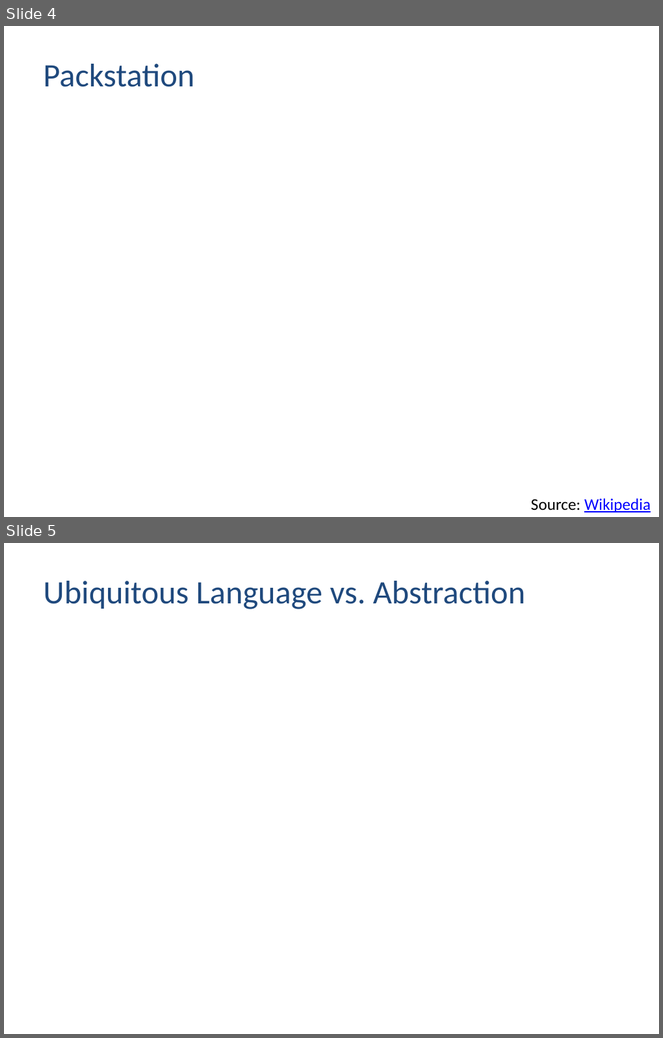
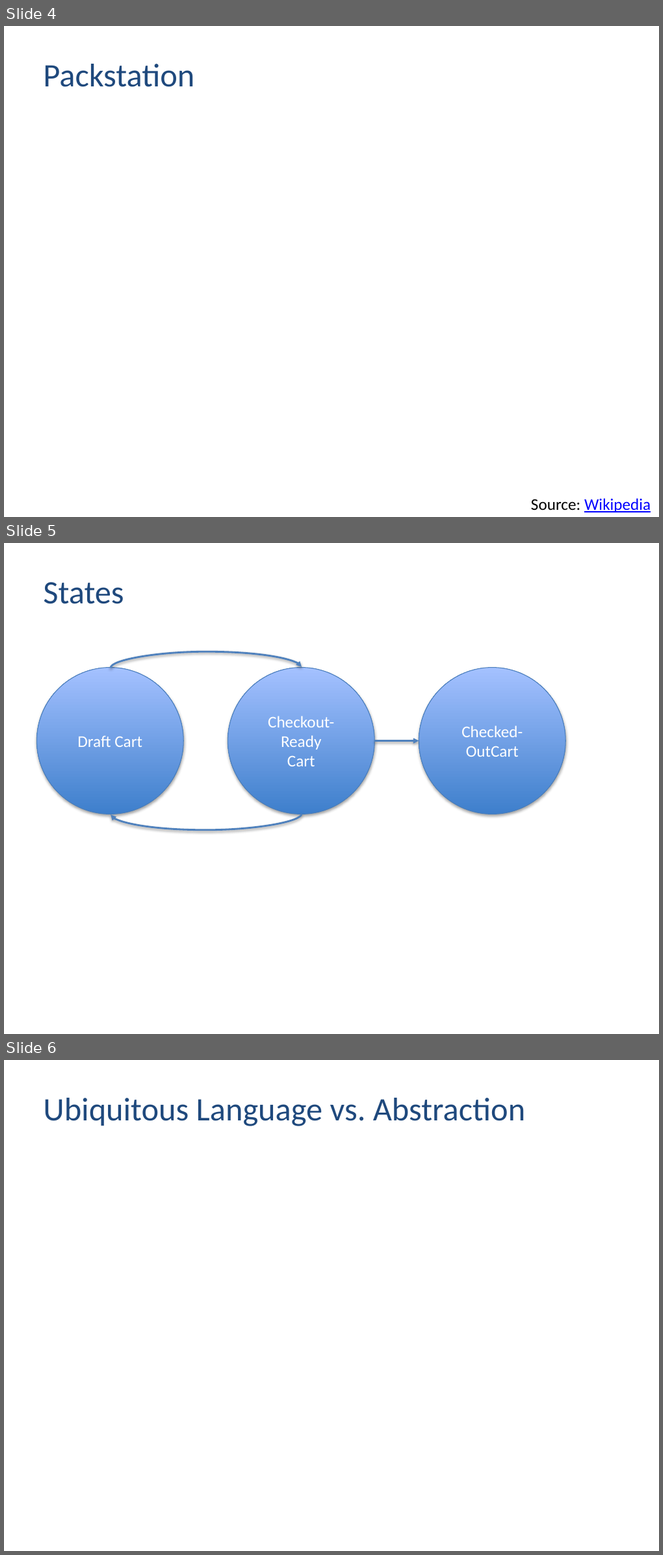
Before and after one commit to mikesperber/oop-2024, a slide deck: ddd-fp-cant-be-friends.pptx. Shown one above the other, each under a label of ours: slides 4 and 5 before the commit, slides 4, 5 and 6 after it. The pictures are 663x1038 and 663x1555 pixels, drawn with LibreOffice and Linux fonts; fonts in the diff are those of the drawing; background and template pictures are left out. Boxes give left, top, right and bottom in pixels: in the first picture for what was removed or moved away, otherwise in the second. Text is boxed around its words. In the diff, an @@ line names an element or a change of style, - is before the commit and + after.

```diff
--- a/ddd-fp-cant-be-friends.pptx
+++ b/ddd-fp-cant-be-friends.pptx
@@ slide 5 added at (4,543,659,1034), background #FFFFFF @@
@@ title added at (43,582,124,604), 36 pt, text #1F497D @@
+States
@@ curved arrow added from (111, 668) to (302, 667), #4F81BD 2 pt @@
@@ ellipse added at (36,668,183,814), fill gradient #3F80CE to #A4C4FF, outline #4B7EBC 0.75 pt, 18 pt, text #FFFFFF @@
+Draft Cart
@@ ellipse added at (228,668,375,814), fill gradient #3F80CE to #A4C4FF, outline #4B7EBC 0.75 pt, 18 pt, text #FFFFFF @@
+Checkout-Ready
+Cart
@@ ellipse added at (419,668,566,814), fill gradient #3F80CE to #A4C4FF, outline #4B7EBC 0.75 pt, 18 pt, text #FFFFFF @@
+Checked-OutCart
@@ arrow added from (375, 741) to (419, 741), #4F81BD 2 pt @@
@@ curved arrow added from (302, 813) to (111, 815), #4F81BD 2 pt @@
@@ what was slide 5 is now slide 6 @@
```
Also in this commit, not shown: 1 other slide added.
